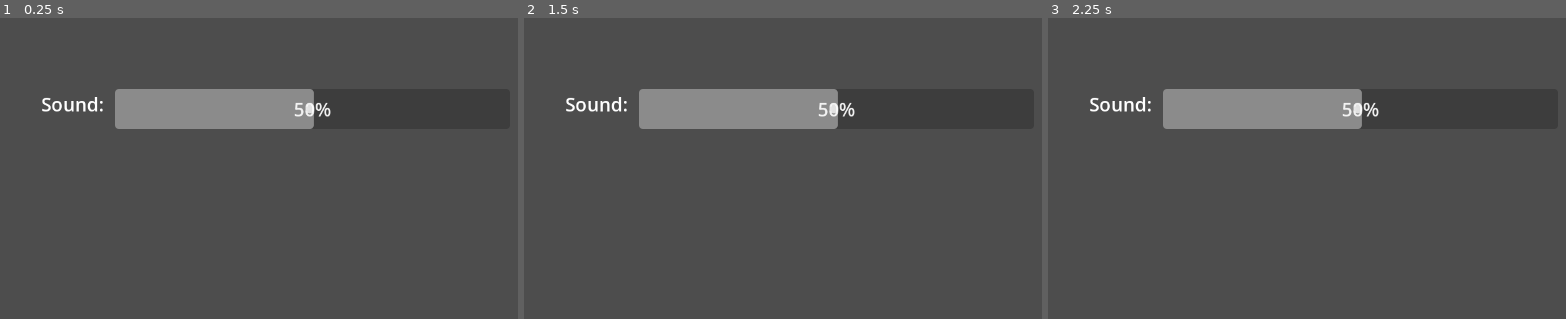
Above: before the commit, frames 1-3 (left to right).
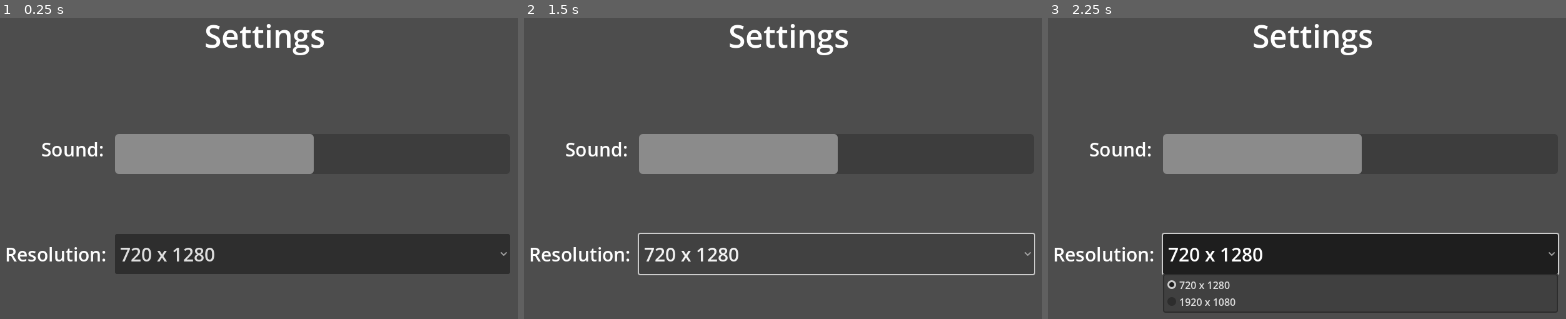
Above: after the commit, the same moments.

Repository: Chet-afk/war-of-age
Game: Godot game, scene res://settings.tscn
The game is run twice, just before and just after one commit, with the same random seed, the same clock (stepped at 60 frames per second) and the same inputs.
Inputs (mouse positions are in pixels of both pictures, inside the frame that each line leads up to):
- Up to frame 1 (0.25 s): no input
- Up to frame 2 (1.5 s): click (834, 252) at 0.5 s, where only the run after the commit has a clickable "720 x 1280"; click (834, 252) at 1.25 s, where only the run after the commit has a clickable "720 x 1280"
- Up to frame 3 (2.25 s): click (1358, 252) at 2 s, where only the run after the commit has a clickable "720 x 1280"

The runs differ from the first frame. In frame 1, 22% of the frame differs, in the area x 1-99%, y 1-86%; in frame 2, 13%; in frame 3, 23%, in the area x 1-99%, y 1-99%.

Commit message:
Volume control feedback and resolution change

Diff:
--- a/War-of-age/settings.gd
+++ b/War-of-age/settings.gd
@@ -1,4 +1,9 @@
 extends CanvasLayer
+
+# Each index corresponds to the Resolutions list
+const RESOLUTIONS = [Vector2i(1280, 720),
+					Vector2i(1920, 1080)]
+
 
 # Called when the node enters the scene tree for the first time.
 func _ready():
@@ -8,3 +13,20 @@
 # Called every frame. 'delta' is the elapsed time since the previous frame.
 func _process(delta):
 	pass
+
+
+
+func _on_sound_level_value_changed(value):
+	# Update the shown percent and the fill of the sound bar
+	$Sound/SoundPercent.set_text(str($Sound/SoundBar/SoundLevel.value) + "%")
+	$Sound/SoundBar.set_value($Sound/SoundBar/SoundLevel.value)
+	#TODO Either make a new function, or add code here to
+	# change the volume of all audio
+
+	# Also, did not use line edit or spinbox to allow direct adjustment since
+	# kinda annoying to deal with
+
+
+
+func _on_option_button_item_selected(index):
+	get_window().size = RESOLUTIONS[index]
--- a/War-of-age/settings.tscn
+++ b/War-of-age/settings.tscn
@@ -5,29 +5,102 @@
 [node name="Settings" type="CanvasLayer"]
 script = ExtResource("1_xdw3x")
 
+[node name="Settings" type="Label" parent="."]
+anchors_preset = 5
+anchor_left = 0.5
+anchor_right = 0.5
+offset_left = -236.0
+offset_top = 40.0
+offset_right = 236.0
+offset_bottom = 109.0
+grow_horizontal = 2
+size_flags_horizontal = 4
+size_flags_vertical = 0
+theme_override_font_sizes/font_size = 50
+text = "Settings
+"
+horizontal_alignment = 1
+vertical_alignment = 1
+
 [node name="Sound" type="Label" parent="."]
-offset_left = 264.0
-offset_top = 152.0
-offset_right = 400.0
-offset_bottom = 216.0
+anchors_preset = -1
+anchor_left = 0.206
+anchor_top = 0.311
+anchor_right = 0.206
+anchor_bottom = 0.311
+offset_left = 0.319977
+offset_top = 0.0799866
+offset_right = 136.32
+offset_bottom = 64.08
 size_flags_horizontal = 4
 theme_override_font_sizes/font_size = 30
 text = "Sound:"
 horizontal_alignment = 1
 vertical_alignment = 1
 
-[node name="SoundBar" type="ProgressBar" parent="."]
-offset_left = 400.0
-offset_top = 160.0
-offset_right = 1032.0
-offset_bottom = 224.0
+[node name="SoundPercent" type="Label" parent="Sound"]
+layout_mode = 0
+offset_left = 136.0
+offset_top = 8.0
+offset_right = 768.0
+offset_bottom = 72.0
+theme_override_font_sizes/font_size = 30
+horizontal_alignment = 1
+vertical_alignment = 1
+
+[node name="SoundBar" type="ProgressBar" parent="Sound"]
+layout_mode = 0
+offset_left = 136.0
+offset_top = 8.0
+offset_right = 768.0
+offset_bottom = 72.0
 theme_override_font_sizes/font_size = 30
 step = 1.0
 value = 50.0
 rounded = true
+show_percentage = false
 
-[node name="HSlider" type="HSlider" parent="SoundBar"]
-offset_left = 304.0
-offset_top = 24.0
-offset_right = 312.0
-offset_bottom = 40.0
+[node name="SoundLevel" type="HSlider" parent="Sound/SoundBar"]
+show_behind_parent = true
+visibility_layer = 0
+layout_mode = 0
+offset_right = 632.0
+offset_bottom = 64.0
+scrollable = false
+tick_count = 100
+ticks_on_borders = true
+
+[node name="Resolution" type="Label" parent="."]
+anchors_preset = -1
+anchor_left = 0.175
+anchor_top = 0.544
+anchor_right = 0.175
+anchor_bottom = 0.544
+offset_left = -1.52588e-05
+offset_top = 0.319977
+offset_right = 161.0
+offset_bottom = 64.32
+size_flags_horizontal = 4
+theme_override_font_sizes/font_size = 30
+text = "Resolution:"
+horizontal_alignment = 1
+vertical_alignment = 1
+
+[node name="ResolutionList" type="OptionButton" parent="Resolution"]
+layout_mode = 0
+offset_left = 176.0
+offset_right = 808.0
+offset_bottom = 64.0
+theme_override_font_sizes/font_size = 30
+text_overrun_behavior = 3
+text_direction = 1
+item_count = 2
+selected = 0
+allow_reselect = true
+popup/item_0/text = "720 x 1280"
+popup/item_0/id = 0
+popup/item_1/text = "1920 x 1080"
+popup/item_1/id = 1
+
+[connection signal="value_changed" from="Sound/SoundBar/SoundLevel" to="." method="_on_sound_level_value_changed"]
+[connection signal="item_selected" from="Resolution/ResolutionList" to="." method="_on_option_button_item_selected"]
Not shown, changed: .gitignore
